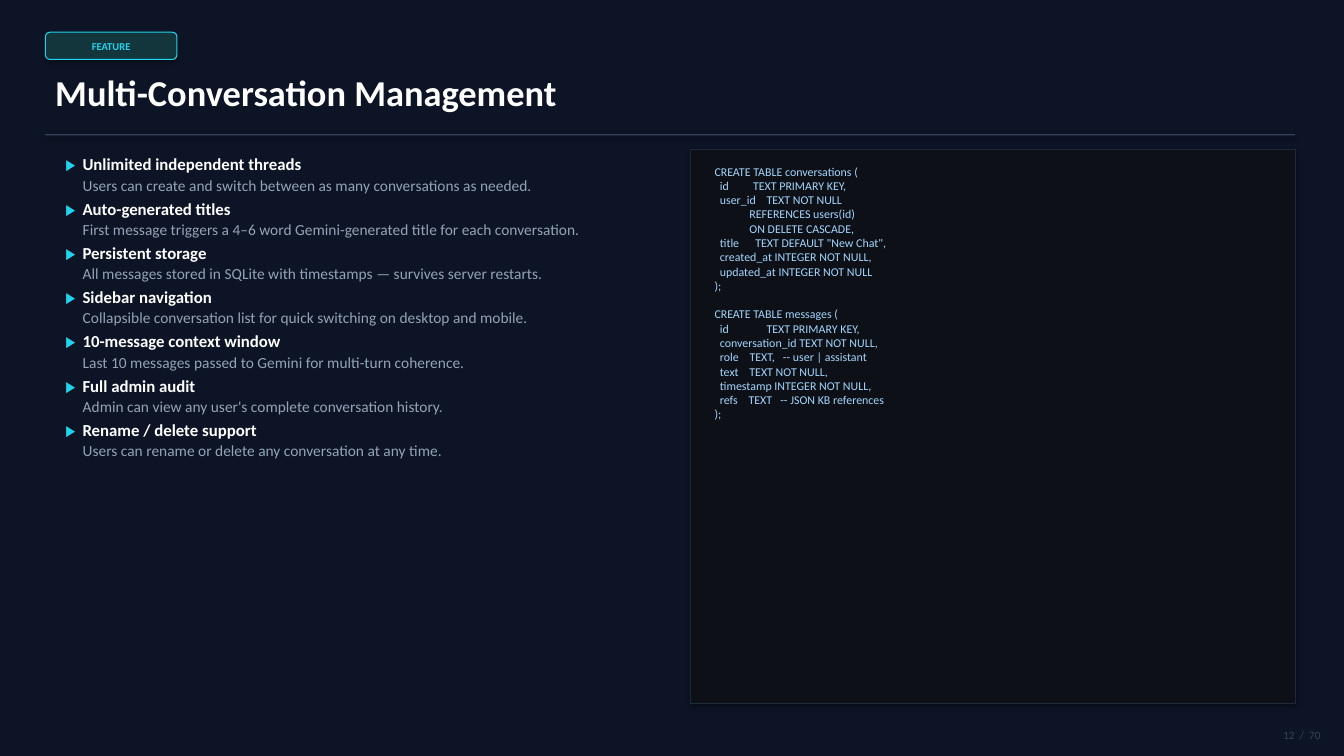
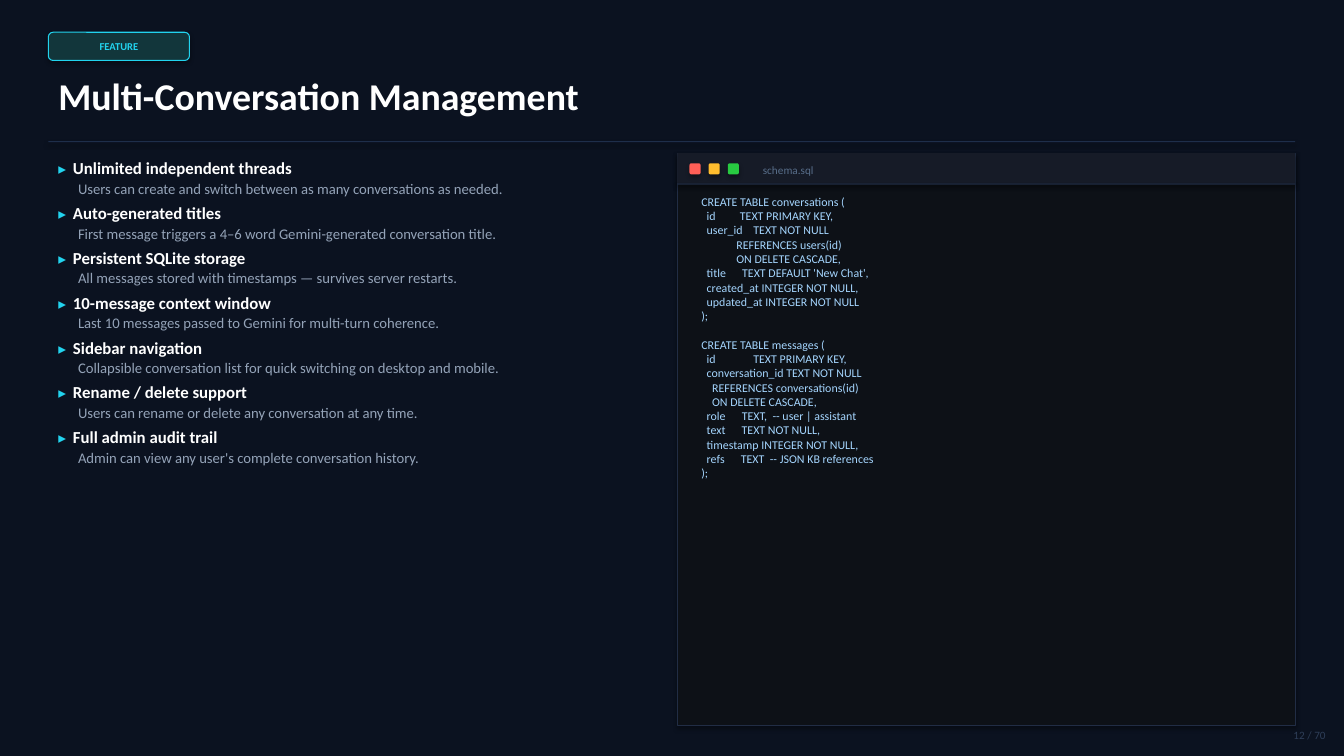
Before and after one commit to Bashab18/Chatbot, a slide deck: slide 12 of presentation/CIRA_Chatbot_Presentation.pptx. Drawn at 1344x756 pixels with LibreOffice and Linux fonts; fonts in the diff are those of the drawing. Boxes give left, top, right and bottom in pixels: in the first picture for what was removed or moved away, otherwise in the second. Text is boxed around its words. In the diff, an @@ line names an element or a change of style, - is before the commit and + after.

```diff
--- a/presentation/CIRA_Chatbot_Presentation.pptx
+++ b/presentation/CIRA_Chatbot_Presentation.pptx
@@ background #0D1426 to #0B1220 @@
@@ rounded rectangle "FEATURE": place and size @@
-rounded rectangle "FEATURE" at bbox=[45, 32, 176, 59]
+rounded rectangle "FEATURE" at bbox=[48, 32, 190, 60]
@@ text "Multi-Conversation Management" at bbox=[58, 83, 579, 117]: size 26 to 27 pt @@
@@ rectangle: place and size @@
-rectangle at bbox=[45, 134, 1296, 135]
+rectangle at bbox=[48, 141, 1296, 142]
@@ rectangle at bbox=[48, 141, 1296, 142]: fill #334458 to #1E2E4A @@
@@ text "▸ Unlimited independent threads": place and size @@
-text "▸ Unlimited independent threads" at bbox=[83, 158, 579, 459]
+text "▸ Unlimited independent threads" at bbox=[73, 162, 503, 466]
@@ text at bbox=[73, 162, 292, 177]: text changed @@
-▶ Unlimited independent threads
+▸ Unlimited independent threads
@@ rectangle: place and size @@
-rectangle at bbox=[691, 149, 1296, 704]
+rectangle at bbox=[678, 153, 1296, 726]
@@ rectangle at bbox=[678, 153, 1296, 726]: outline #1E2A3A 0.75 pt to #212D45 0.6 pt @@
@@ rectangle added at bbox=[678, 153, 1296, 184], fill #161B27 @@
@@ rounded rectangle added at bbox=[690, 163, 701, 174], fill #FF5F57 @@
@@ rounded rectangle added at bbox=[709, 163, 720, 174], fill #FFBD2E @@
@@ rounded rectangle added at bbox=[728, 163, 739, 174], fill #28CA41 @@
@@ text added at bbox=[763, 167, 814, 176], 8 pt, text #586E8A @@
+schema.sql
@@ text at bbox=[73, 207, 496, 357]: text changed; size 11 to 10.5 pt @@
-▶ Auto-generated titles
-First message triggers a 4–6 word Gemini-generated title for each conversation.
-▶ Persistent storage
-All messages stored in SQLite with timestamps — survives server restarts.
-▶ Sidebar navigation
+▸ Auto-generated titles
+First message triggers a 4–6 word Gemini-generated conversation title.
+▸ Persistent SQLite storage
+All messages stored with timestamps — survives server restarts.
+▸ 10-message context window
+Last 10 messages passed to Gemini for multi-turn coherence.
+▸ Sidebar navigation
@@ text at bbox=[78, 184, 503, 466]: size 11 to 10.5 pt in "Users can create and switch between as ...", "Collapsible conversation list for quick switching on ...", "Admin can view any user's complete conversation ..." @@
@@ rectangle added at bbox=[678, 184, 1296, 185], fill #212D45 @@
@@ text at bbox=[701, 198, 874, 463]: text changed @@
-CREATE TABLE conversations (
-id TEXT PRIMARY KEY,
-user_id TEXT NOT NULL
-REFERENCES users(id)
-ON DELETE CASCADE,
-title TEXT DEFAULT "New Chat",
-created_at INTEGER NOT NULL,
-updated_at INTEGER NOT NULL
-);
-CREATE TABLE messages (
-id TEXT PRIMARY KEY,
-conversation_id TEXT NOT NULL,
-role TEXT, -- user | assistant
-text TEXT NOT NULL,
-timestamp INTEGER NOT NULL,
-refs TEXT -- JSON KB references
-);
+CREATE TABLE conversations (
+id TEXT PRIMARY KEY,
+user_id TEXT NOT NULL
+REFERENCES users(id)
+ON DELETE CASCADE,
+title TEXT DEFAULT 'New Chat',
+created_at INTEGER NOT NULL,
+updated_at INTEGER NOT NULL
+);
+CREATE TABLE messages (
+id TEXT PRIMARY KEY,
+conversation_id TEXT NOT NULL
+REFERENCES conversations(id)
+ON DELETE CASCADE,
+role TEXT, -- user | assistant
+text TEXT NOT NULL,
+timestamp INTEGER NOT NULL,
+refs TEXT -- JSON KB references
+);
@@ text at bbox=[73, 386, 418, 443]: text changed; size 11 to 10.5 pt @@
-▶ 10-message context window
-Last 10 messages passed to Gemini for multi-turn coherence.
-▶ Full admin audit
+▸ Rename / delete support
+Users can rename or delete any conversation at any time.
+▸ Full admin audit trail
@@ text at bbox=[83, 424, 441, 459]: paragraphs removed @@
-▶ Rename / delete support
-Users can rename or delete any conversation at any time.
@@ text "12 / 70" at bbox=[1293, 732, 1325, 739]: text colour #334458 to #2E3E58 @@
```
Also in this commit, not shown: 69 other slides changed, 1 other file.
